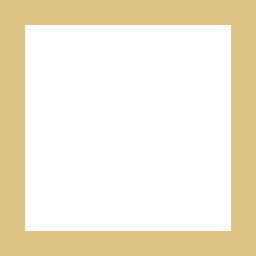
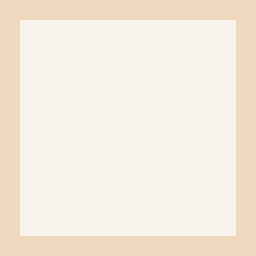
Layers edited between the first and the second 256x256 image:
painted on "Rectangle 1" over bbox(0, 0, 256, 256)
